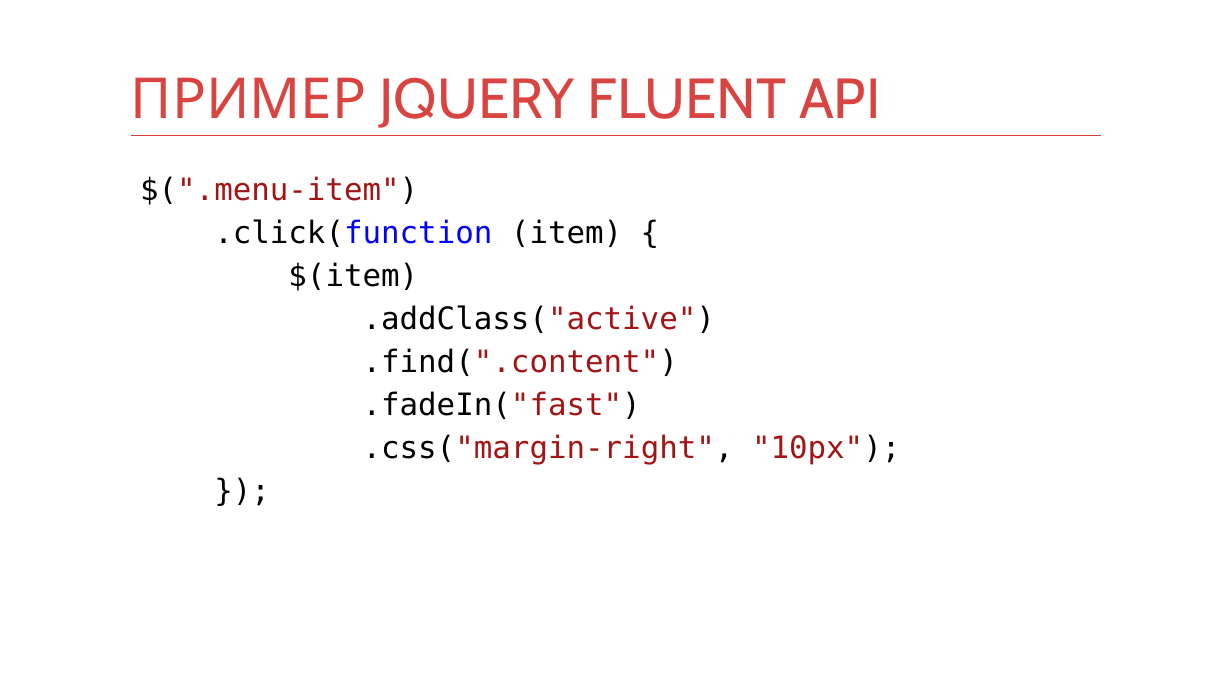
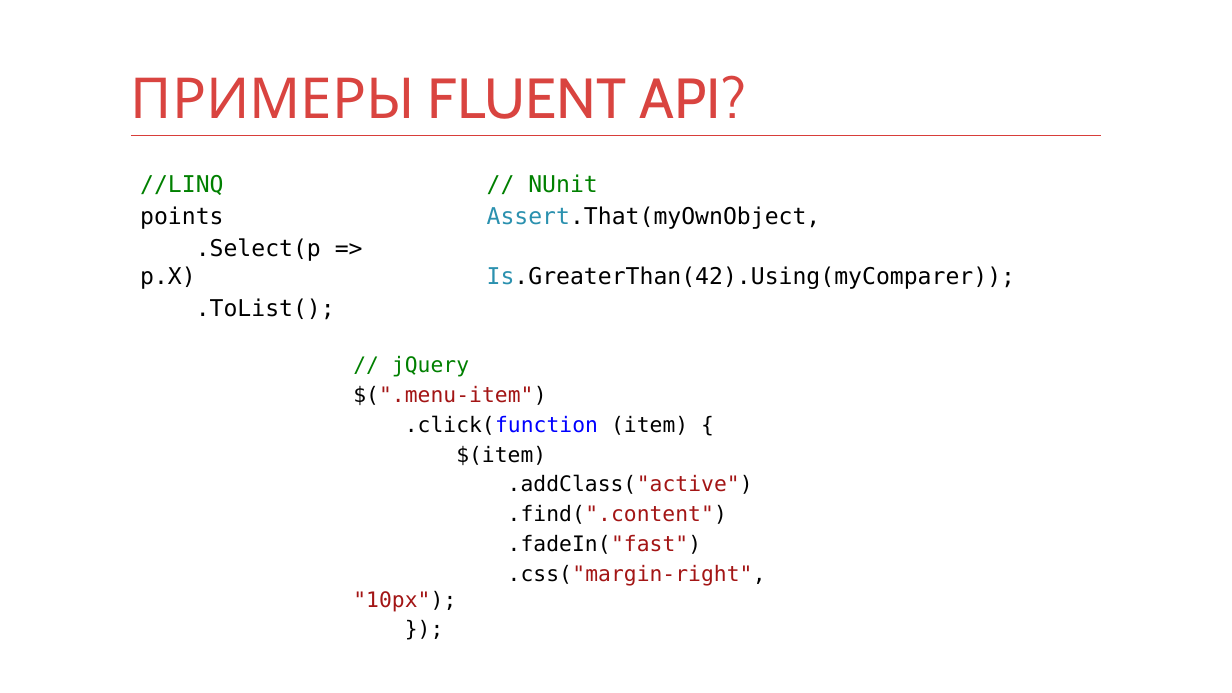
Before and after one commit to kontur-courses/fluent-api, a slide deck: slide 4 of fluent-api.pptx (slide 16 before the commit). Drawn at 1232x693 pixels with LibreOffice and Linux fonts; fonts in the diff are those of the drawing. Boxes give left, top, right and bottom in pixels: in the first picture for what was removed or moved away, otherwise in the second. Text is boxed around its words. In the diff, an @@ line names an element or a change of style, - is before the commit and + after.

```diff
--- a/fluent-api.pptx
+++ b/fluent-api.pptx
@@ title at (x1=131, y1=75, x2=746, y2=119): text changed @@
-ПРИМЕР JQUERY FLUENT API
+ПРИМЕРЫ FLUENT API?
@@ text added at (x1=140, y1=175, x2=335, y2=320), 18 pt, text #000000 @@
+//LINQ
+points
+.Select(p => p.X)
+.ToList();
@@ text added at (x1=487, y1=174, x2=1015, y2=289), 18 pt, text #000000 @@
+// NUnit
+Assert.That(myOwnObject,
+Is.GreaterThan(42).Using(myComparer));
@@ text "// jQuery" moved from (x1=140, y1=176, x2=900, y2=465) to (x1=353, y1=355, x2=766, y2=612) @@
@@ text at (x1=392, y1=355, x2=469, y2=377): paragraph added @@
+// jQuery
@@ text at (x1=353, y1=385, x2=766, y2=612): size 24 to 16.6 pt; less space between paragraphs @@
```
Also in this commit, not shown: 8 other slides changed, 5 slides added, 18 slides removed, 1 other file.
